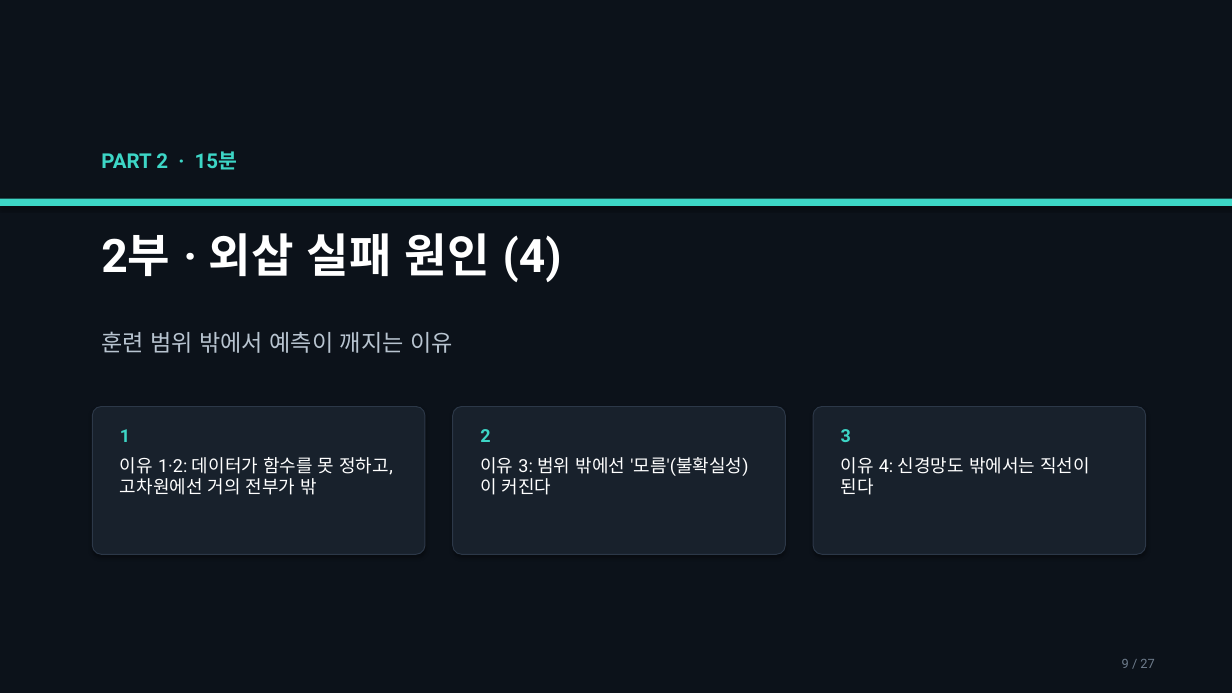
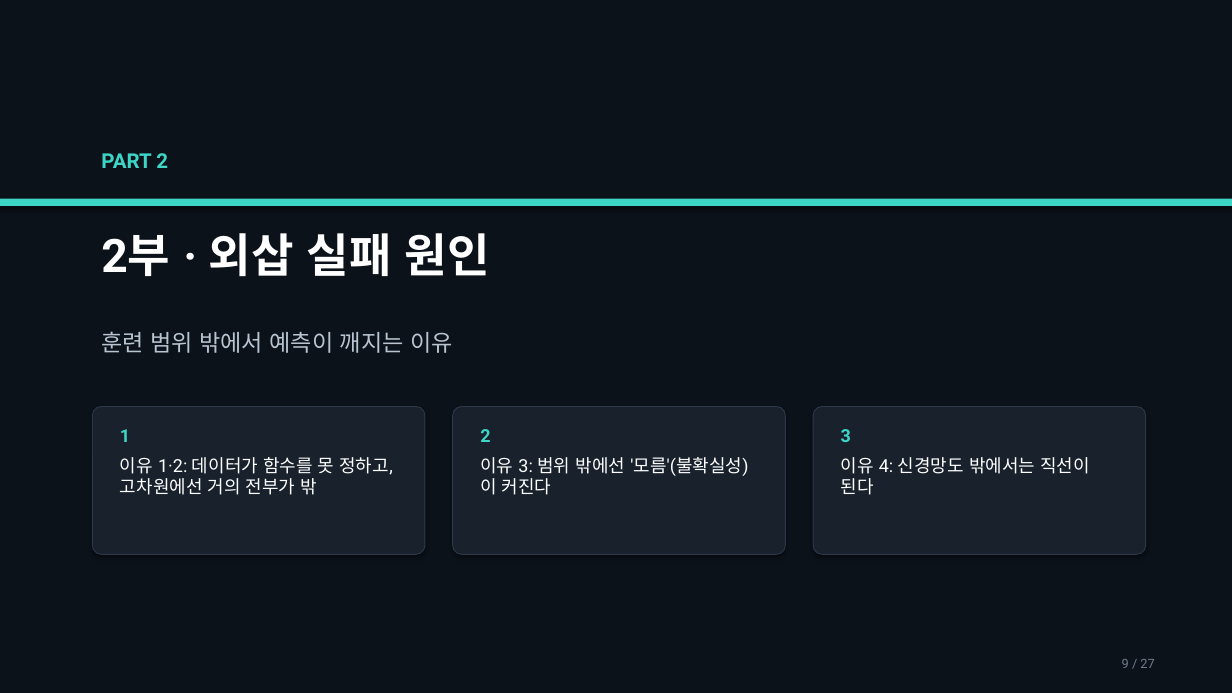
Before and after one commit to amumujs-create/literec_study, a slide deck: slide 9 of extrapolation-papers/외삽_50분_발표자료_v8[Repaired].pptx. Drawn at 1232x693 pixels with LibreOffice and Linux fonts; fonts in the diff are those of the drawing. Boxes give left, top, right and bottom in pixels: in the first picture for what was removed or moved away, otherwise in the second. Text is boxed around its words. In the diff, an @@ line names an element or a change of style, - is before the commit and + after.

```diff
--- a/extrapolation-papers/외삽_50분_발표자료_v8[Repaired].pptx
+++ b/extrapolation-papers/외삽_50분_발표자료_v8[Repaired].pptx
@@ text at <box>101,153,168,168</box>: text changed @@
-PART 2 · 15분
+PART 2
@@ text at <box>101,233,490,276</box>: text changed @@
-2부 · 외삽 실패 원인 (4)
+2부 · 외삽 실패 원인
```
Also in this commit, not shown: 10 other slides changed, 1 slide added, 3 slides removed, 1 other file.
